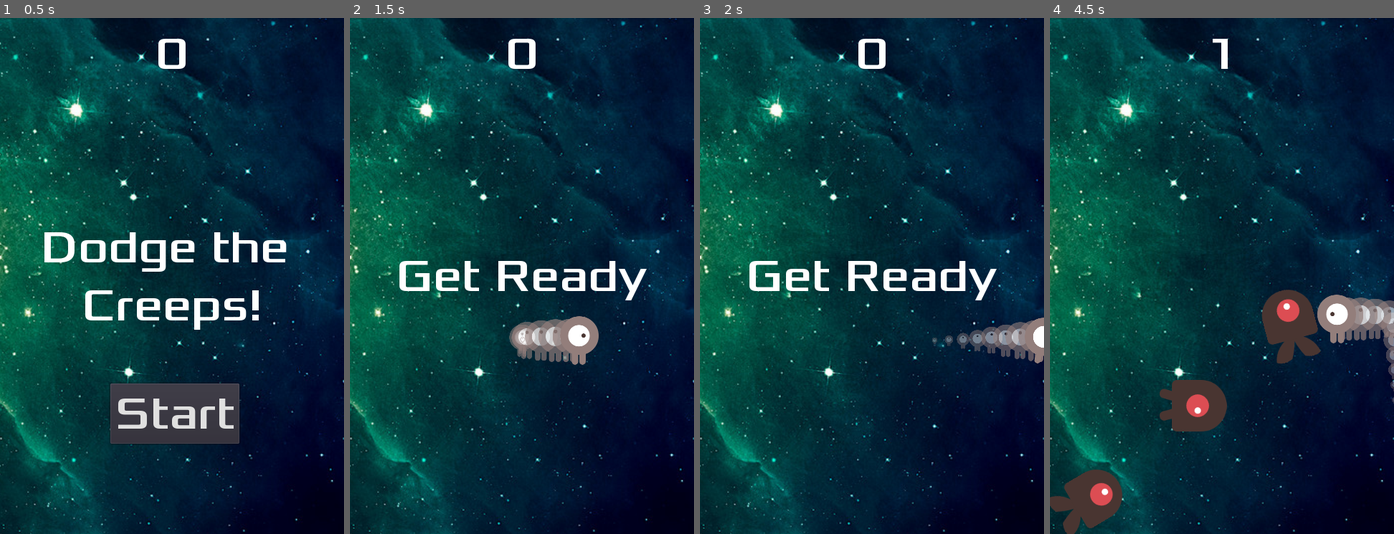
Above: before the commit, frames 1-4 (left to right).
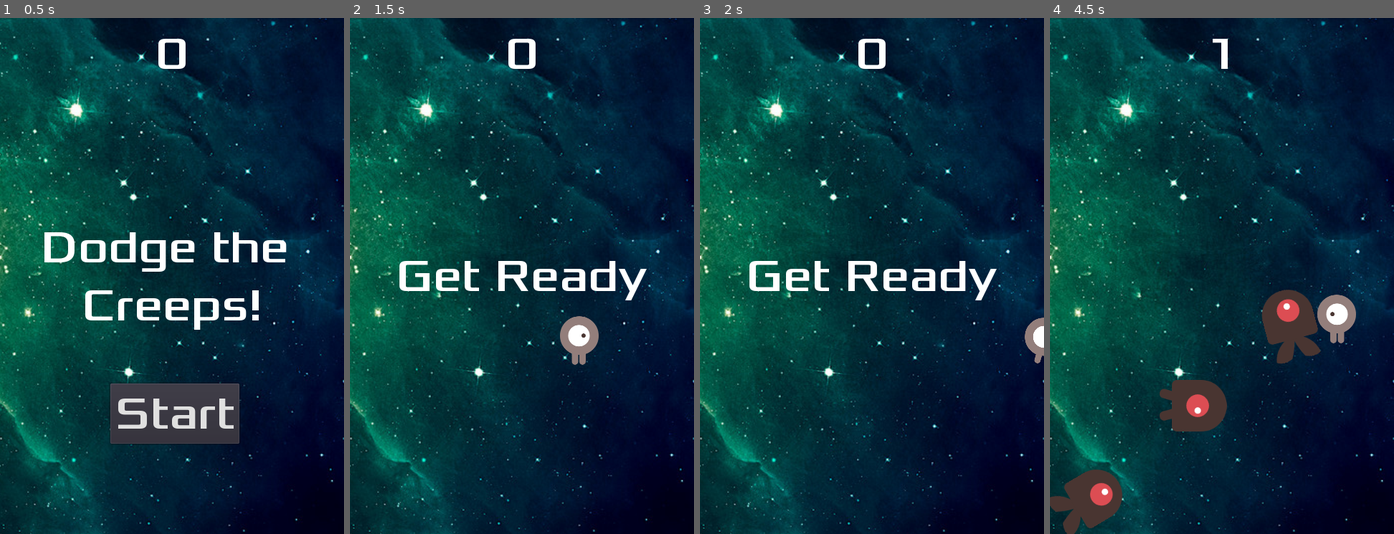
Above: after the commit, the same moments.

Repository: erick42q/dodge-the-creeps
Game: Godot game, scene res://Main.tscn
Same seed, same stepped clock (60 frames per second), same inputs: the game is played once before the commit and once after it.
Inputs:
- Up to frame 1 (0.5 s): no input
- Up to frame 2 (1.5 s): click "Start" at 0.5 s; tap Enter at 1.25 s; hold Right (ui_right) from 1.28 s (still down)
- Up to frame 3 (2 s): keep holding Right (ui_right)
- Up to frame 4 (4.5 s): release Right (ui_right) at 2.03 s; hold Down (ui_down) 2.03-2.78 s; hold Right (ui_right) 2.78-3.53 s; hold Up (ui_up) 3.53-4.28 s; hold Left (ui_left) from 4.28 s (still down)

Frame 1 is identical in both runs. In frame 2, 1.1% of the frame differs, in the area x 46-65%, y 58-67%; in frame 3, 1.0%; in frame 4, 1.1%, in the area x 85-100%, y 54-75%.

Commit message:
add exports/creep.exe, o arquivo executavel

Diff:
--- a/Player.tscn
+++ b/Player.tscn
@@ -42,12 +42,12 @@
 min_value = 0.0
 max_value = 1.0
 bake_resolution = 100
-_data = [ Vector2( 0, 0.435932 ), 0.0, 0.226734, 0, 0, Vector2( 0.952744, 0.0712345 ), -0.409093, 0.0, 0, 0 ]
+_data = [ Vector2( 0.0192398, 0.463678 ), 0.0, -0.0985155, 0, 0, Vector2( 0.996449, 0.0208925 ), -0.862694, 0.0, 0, 0 ]
 
 [sub_resource type="CurveTexture" id=6]
 
 flags = 4
-width = 2048
+width = 1024
 curve = SubResource( 5 )
 
 [sub_resource type="ParticlesMaterial" id=7]
@@ -77,7 +77,7 @@
 damping_random = 0.0
 angle = 0.0
 angle_random = 0.0
-scale = 1.0
+scale = 0.5
 scale_random = 0.0
 scale_curve = SubResource( 6 )
 color_ramp = SubResource( 4 )
@@ -90,7 +90,7 @@
 anim_loop = false
 _sections_unfolded = [ "Scale" ]
 
-[node name="Player" type="Area2D" index="0"]
+[node name="Player" type="Area2D"]
 
 input_pickable = true
 gravity_vec = Vector2( 0, 1 )
@@ -115,6 +115,7 @@
 
 [node name="Trail" type="Particles2D" parent="." index="2"]
 
+visible = false
 show_behind_parent = true
 emitting = true
 amount = 10
--- a/project.godot
+++ b/project.godot
@@ -12,7 +12,7 @@
 
 config/name="Dodge the Creeps"
 run/main_scene="res://Main.tscn"
-config/icon="res://icon.png"
+config/icon="res://dodge_assets/art/playerGrey_walk1.png"
 
 [display]
 
Not shown, added: export_presets.cfg
Not shown, added: exports/creep.exe
Not shown, added: exports/creep.pck
